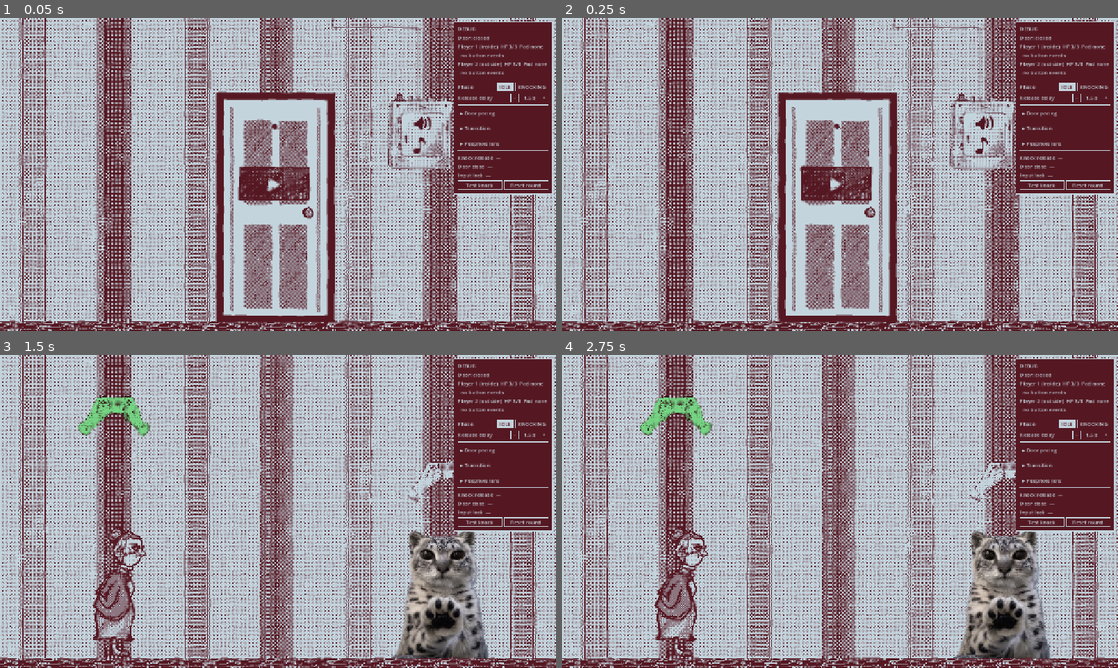
Above: before the commit, frames 1-4 (two rows, left to right).
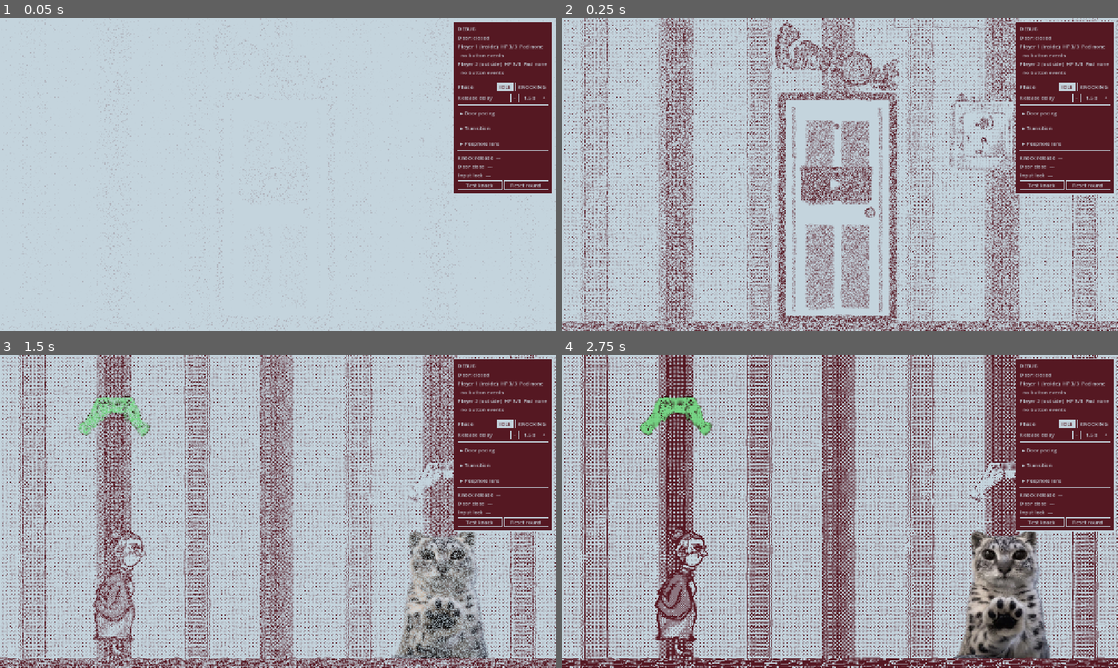
Above: after the commit, the same moments.

Repository: lvntszcs/hunjam26
Game: Godot game, scene res://scenes/main.tscn
Same seed, same stepped clock (60 frames per second), same inputs: the game is played once before the commit and once after it.
Inputs (mouse positions are in pixels of both pictures, inside the frame that each line leads up to):
- Up to frame 1 (0.05 s): no input
- Up to frame 2 (0.25 s): no input
- Up to frame 3 (1.5 s): tap Enter at 0.5 s; move the mouse to (300, 533) at 0.52 s; hold D 0.53-1.28 s; tap W (approach) at 0.6 s; click (300, 533) at 0.67 s; move the mouse to (166, 527) at 1.27 s; hold S (step_back) from 1.28 s (still down); tap Shift (approach_doorknob) at 1.35 s; click (166, 527) at 1.42 s
- Up to frame 4 (2.75 s): move the mouse to (895, 442) at 2.02 s; release S (step_back) at 2.03 s; hold D from 2.03 s (still down); tap K (knock) at 2.1 s; click (895, 442) at 2.17 s

The runs differ from the first frame. In frame 1, 45% of the frame differs, in the area x 0-100%, y 0-100%; in frame 2, 33%; in frame 3, 23%; in frame 4, nothing differs.

Commit message:
Logo on the start page and dissolve transitions between menus
The start page shows the logo above the door. The game now opens with the
pixel dissolve from the boot splash's light colour into the first screen,
and the menu steps use the same dissolve: start page -> (light) ->
character select -> (dark red) -> game. Player controls turn on once the
game is revealed; repeated Start / Enter presses during a transition are
ignored.

ScreenFader can take a tint per cover (fade_to(..., tint), cover_now());
door and peephole transitions keep the dark red default. Main exports
menu_transition_duration (0.5 s per half).

Co-Authored-By: Claude Opus 5.5 <noreply@anthropic.com>

Diff:
--- a/scenes/main.tscn
+++ b/scenes/main.tscn
@@ -25,6 +25,7 @@
 [ext_resource type="Script" uid="uid://bcd0vxxs02kv6" path="res://scripts/roles/outside_role.gd" id="13_outside"]
 [ext_resource type="Texture2D" uid="uid://bo3ii6x3vp1u2" path="res://assets/peephole.png" id="13_vxglm"]
 [ext_resource type="Script" uid="uid://bpvvn563j3l5t" path="res://scripts/player/player_controller.gd" id="14_controller"]
+[ext_resource type="Texture2D" uid="uid://copepsfort1op" path="res://assets/logo.png" id="40_logo"]
 [ext_resource type="Script" uid="uid://bll14ayn8bqvc" path="res://scripts/player/player_model.gd" id="15_model"]
 [ext_resource type="Script" uid="uid://r6swcrjwau1p" path="res://scripts/player/input_profile.gd" id="16_profile"]
 [ext_resource type="Texture2D" uid="uid://dqyxo02hwnium" path="res://assets/door_02.png" id="17_door_half"]
@@ -115,6 +116,16 @@
 texture = ExtResource("3_yq6so")
 expand_mode = 1
 script = ExtResource("2_h2yge")
+
+[node name="Logo" type="TextureRect" parent="StartPage" unique_id=1951122970]
+offset_left = 311.0
+offset_top = -91.0
+offset_right = 1591.0
+offset_bottom = 629.0
+scale = Vector2(0.5, 0.5)
+mouse_filter = 2
+texture = ExtResource("40_logo")
+expand_mode = 1
 
 [node name="Settings" type="TextureRect" parent="StartPage" unique_id=1399988289 node_paths=PackedStringArray("buttons")]
 anchors_preset = 15
--- a/scripts/main.gd
+++ b/scripts/main.gd
@@ -17,10 +17,15 @@
 @export var start_button: PixelButton
 ## Shown after the start page; Enter on it starts the game.
 @export var character_chooser: CharacterChooser
+## Seconds for each half (cover / reveal) of the dissolve between the boot
+## splash, the start page, the character select and the game.
+@export var menu_transition_duration := 0.5
 
 ## Set when the knocker runs out of health; the swap waits until the door closes.
 var _swap_pending := false
 var _input_lock_timer: SceneTreeTimer
+## True while a menu transition runs; repeated presses are ignored meanwhile.
+var _transitioning := false
 
 
 func _ready() -> void:
@@ -55,6 +60,31 @@
 		var debug_menu := preload("res://scenes/debug_menu.tscn").instantiate()
 		debug_menu.setup(doorway, outside_role, players, _input_lock_time_left)
 		add_child(debug_menu)
+	_play_intro()
+
+
+## The boot splash's light background dissolves into the first screen.
+func _play_intro() -> void:
+	_transitioning = true
+	doorway.fader.cover_now(_splash_color())
+	await doorway.fader.fade_to(0.0, menu_transition_duration)
+	_transitioning = false
+
+
+## The boot splash background (the light colour), so the dissolve starts
+## exactly where the splash ends.
+func _splash_color() -> Color:
+	return ProjectSettings.get_setting("application/boot_splash/bg_color", Color(0.769, 0.831, 0.867))
+
+
+## Dissolves to [param tint], runs [param swap] while covered, then dissolves
+## into whatever is shown now.
+func _menu_transition(tint: Color, swap: Callable) -> void:
+	_transitioning = true
+	await doorway.fader.fade_to(1.0, menu_transition_duration, tint)
+	swap.call()
+	await doorway.fader.fade_to(0.0, menu_transition_duration)
+	_transitioning = false
 
 
 ## A button press on a gamepad nobody owns gives it to the next free player.
@@ -97,22 +127,34 @@
 		await _block_input(swap_wait)
 
 
-## Start button: leave the start menu for the character choose screen.
+## Start button: through the light colour to the character choose screen.
 func _on_start_pressed() -> void:
+	if _transitioning or not start_page.visible:
+		return
+	if character_chooser:
+		await _menu_transition(_splash_color(), func() -> void:
+			_hide_start_page()
+			character_chooser.open())
+	else:
+		await _menu_transition(doorway.fader.cover_color, _hide_start_page)
+		_set_player_input(true)
+
+
+## Enter on the character choose screen: through the dark red into the game,
+## then hand the controls to the players.
+func _on_character_confirmed() -> void:
+	if _transitioning:
+		return
+	character_chooser.set_process_unhandled_input(false)  # no second Enter
+	await _menu_transition(doorway.fader.cover_color, character_chooser.close)
+	_set_player_input(true)
+
+
+func _hide_start_page() -> void:
 	start_page.hide()
 	# Hiding a CanvasLayer does not hide CanvasLayers nested in it (Buttons).
 	for layer in start_page.find_children("*", "CanvasLayer", true, false):
 		layer.hide()
-	if character_chooser:
-		character_chooser.open()
-	else:
-		_set_player_input(true)
-
-
-## Enter on the character choose screen: hand the controls to the players.
-func _on_character_confirmed() -> void:
-	character_chooser.close()
-	_set_player_input(true)
 
 
 ## Ignores every player's input for [param seconds].
--- a/scripts/screen_fader.gd
+++ b/scripts/screen_fader.gd
@@ -6,6 +6,9 @@
 ## the cover colour, each at a random moment. [code]fade_to(0.0)[/code] reveals:
 ## every pixel fades from the cover colour to the new view, in a new random
 ## pattern. Swap what is shown while covered.
+##
+## The cover colour is the node's [member ColorRect.color] (dark red) unless a
+## [param tint] is passed to [method fade_to] / [method cover_now].
 
 const DISSOLVE_SHADER := preload("res://shaders/pixel_dissolve.gdshader")
 
@@ -26,6 +29,8 @@
 ## 0 = clear, 1 = fully covered.
 var progress := 0.0:
 	set = _set_progress
+## Default cover colour, taken from the node's colour in the scene.
+var cover_color: Color
 
 var _material: ShaderMaterial
 
@@ -36,7 +41,8 @@
 		_material = ShaderMaterial.new()
 		_material.shader = DISSOLVE_SHADER
 		material = _material
-	_material.set_shader_parameter("cover_color", color)
+	cover_color = color
+	_material.set_shader_parameter("cover_color", cover_color)
 	color = Color.WHITE  # the shader draws the colour
 	mouse_filter = Control.MOUSE_FILTER_IGNORE
 	resized.connect(_update_grid)
@@ -46,8 +52,12 @@
 
 ## Covers ([param target] 1) or reveals ([param target] 0); returns when done.
 ## [param duration] defaults to [member cover_duration] / [member reveal_duration].
-func fade_to(target: float, duration: float = -1.0) -> void:
+## When covering, [param tint] (if not transparent) replaces [member cover_color]
+## for this transition; a reveal keeps whatever colour is covering.
+func fade_to(target: float, duration: float = -1.0, tint := Color.TRANSPARENT) -> void:
 	var covering := target > progress
+	if covering:
+		_set_tint(tint)
 	if duration < 0.0:
 		duration = cover_duration if covering else reveal_duration
 	_material.set_shader_parameter("softness", cover_softness if covering else reveal_softness)
@@ -55,6 +65,16 @@
 	var tween := create_tween()
 	tween.tween_property(self, "progress", target, duration)
 	await tween.finished
+
+
+## Fully covered right away, e.g. on the first frame; reveal with fade_to(0).
+func cover_now(tint := Color.TRANSPARENT) -> void:
+	_set_tint(tint)
+	progress = 1.0
+
+
+func _set_tint(tint: Color) -> void:
+	_material.set_shader_parameter("cover_color", tint if tint.a > 0.0 else cover_color)
 
 
 func _set_progress(value: float) -> void:
